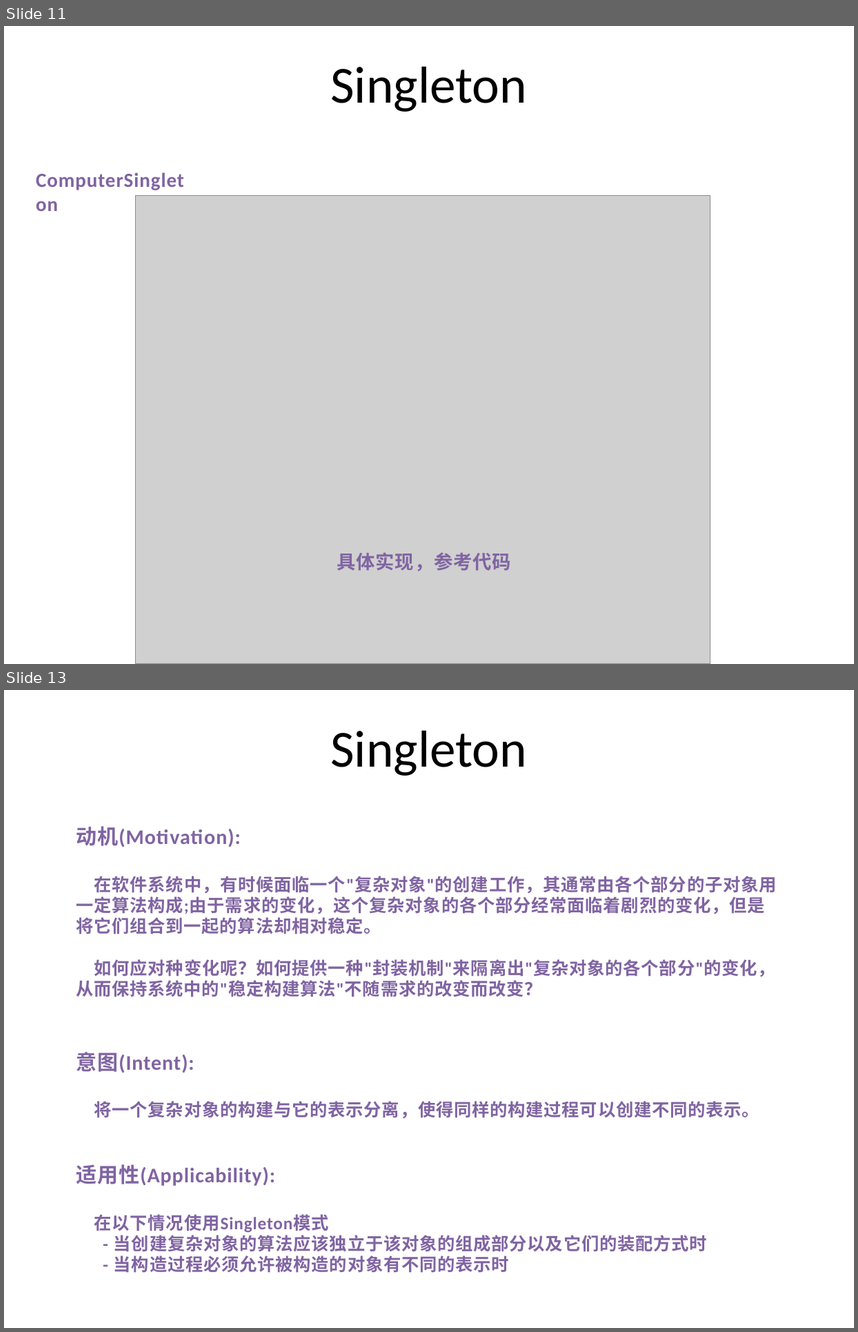
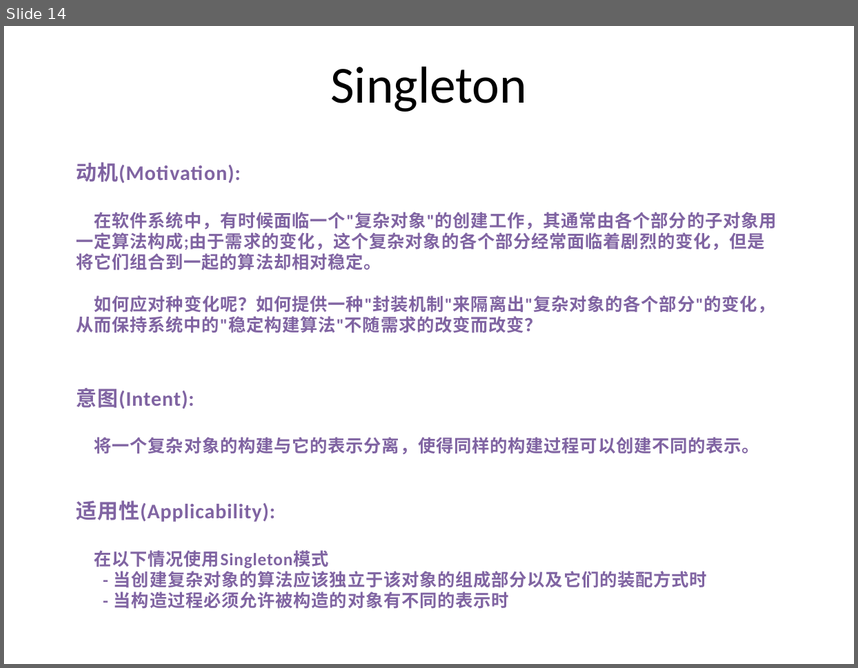
Before and after one commit to PlumpMath/DesignPattern-956, a slide deck: _Doc/DesignPattern.P3.Creational(Singleton).pptx. Shown one above the other, each under a label of ours: slides 11 and 13 before the commit, slide 14 after it; the slides between them are not shown. The pictures are 858x1332 and 858x668 pixels, drawn with LibreOffice and Linux fonts; fonts in the diff are those of the drawing; grey boxes stand for pictures. Boxes give left, top, right and bottom in pixels: in the first picture for what was removed or moved away, otherwise in the second. Text is boxed around its words. In the diff, an @@ line names an element or a change of style, - is before the commit and + after.

Commit message:
Updated Singleton code and PPT.

```diff
--- a/_Doc/DesignPattern.P3.Creational(Singleton).pptx
+++ b/_Doc/DesignPattern.P3.Creational(Singleton).pptx
@@ slide 11 removed at bbox=[4, 26, 854, 664], background #FFFFFF @@
@@ text removed at bbox=[330, 66, 527, 112] @@
-Singleton
@@ text removed at bbox=[27, 163, 202, 220] @@
-ComputerSingleton
@@ picture removed at bbox=[136, 195, 711, 664] @@
@@ text removed at bbox=[337, 552, 511, 571] @@
-具体实现，参考代码
@@ what was slide 13 is now slide 14 @@
```
Also in this commit, not shown: 4 slides changed, 7 slides added, 6 other slides removed, 20 other files.
